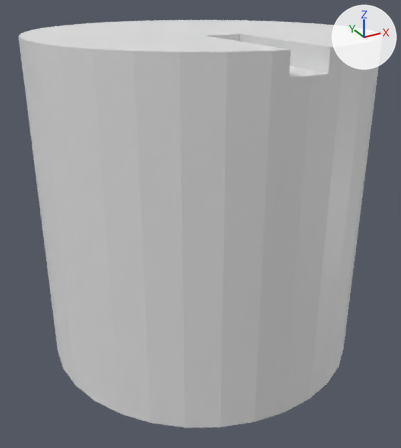
An edit to the FBX model assets/models/knob.fbx, drawn before and after from the same camera.
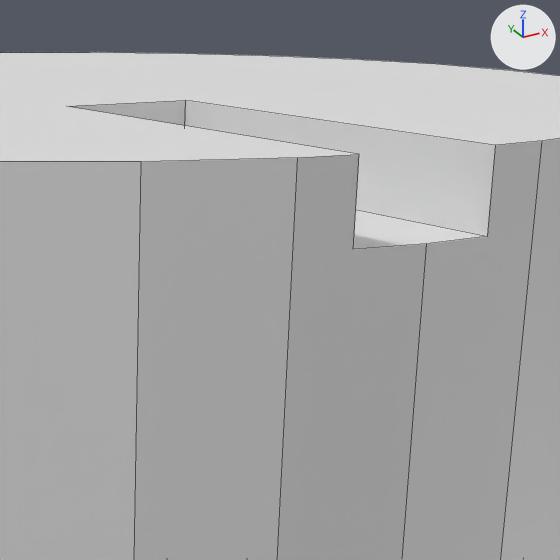
Each version is shown whole from a 50 mm lens placed at (-0.406, -0.738, 0.317), pointed at (-0.009, -0.017, -0.043), then close up on the part from 46% to 87% of the width and 1% to 38% of the height. Lighting does not change. The marker at upper right points along +X, +Y and +Z. The first two pictures are the older version. The close-ups show mesh edges as thin lines. Where no turn or scale is listed for an object, it has been applied to the vertices.
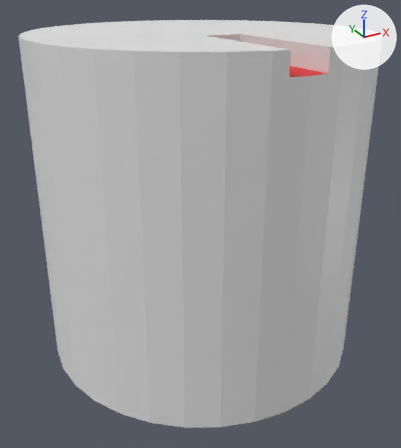
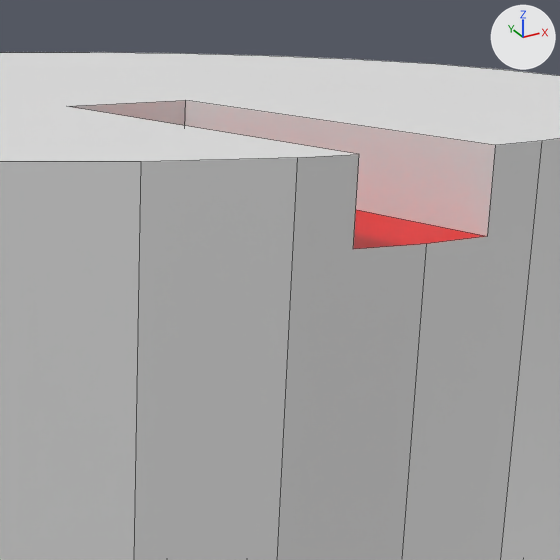
Boxes (x1, y1, x2, y2) around the edits, measured in the close-ups (560 x 560 px):
part 1 of me_cylinder, recoloured (white to red): (353, 210, 485, 249) in both

Edits to the bpy script that builds the scene:
```text
Add mat_material_002:
    mat_material_002 = principled_material('Material.002')
    mat_material_002.base_color = (0.8, 0.0, 0.00147)  # red #e70005
Add mat_material_001:
    mat_material_001 = principled_material('Material.001')
    mat_material_001.base_color = (0.8, 0.8, 0.8)  # white #e7e7e7
Change me_cylinder:
    where me_cylinder.from_pydata(...)  # 72 vertices, 38 faces; spans x -0.25..0.25, y -0.25..0.25, z -0.25..0.25
    used by ob_cylinder; location = (0.0, 0.0, 0.0)
    me_cylinder part 1: the 1 face centred in x 0.0, y -0.174, z 0.221 switches from no material to mat_material_002 (red #e70005)
    add me_cylinder.materials.append(mat_material_001)  # white #e7e7e7
    add me_cylinder.materials.append(mat_material_002)  # red #e70005
```
